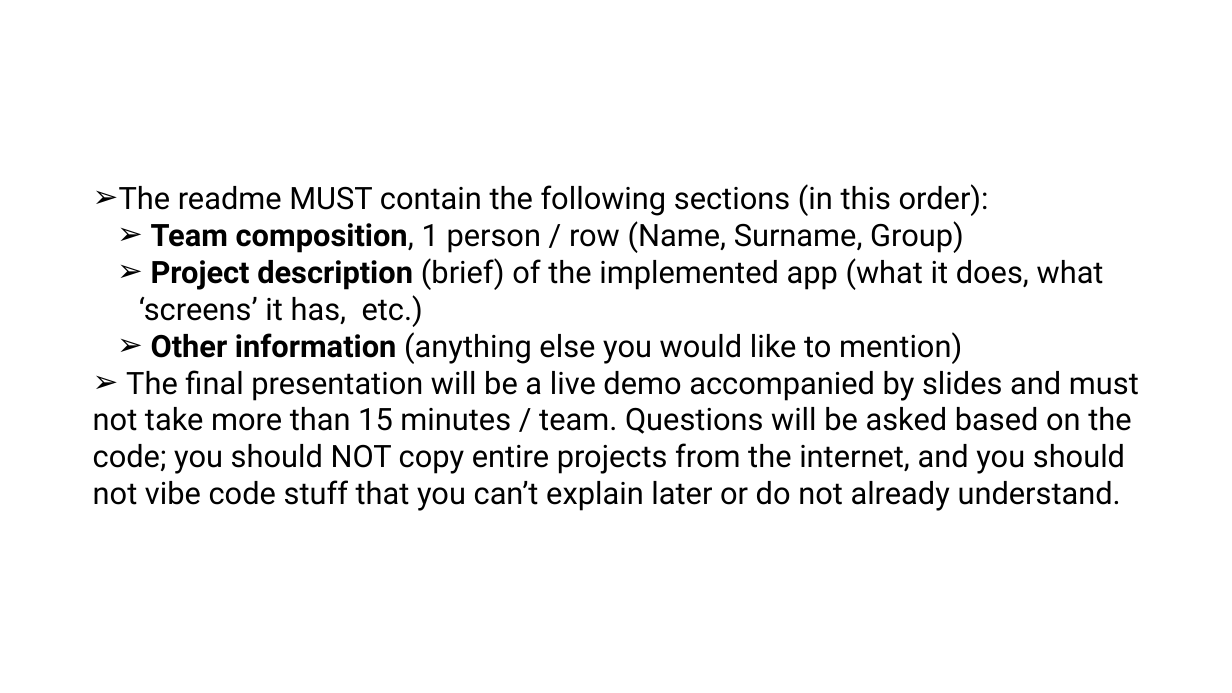
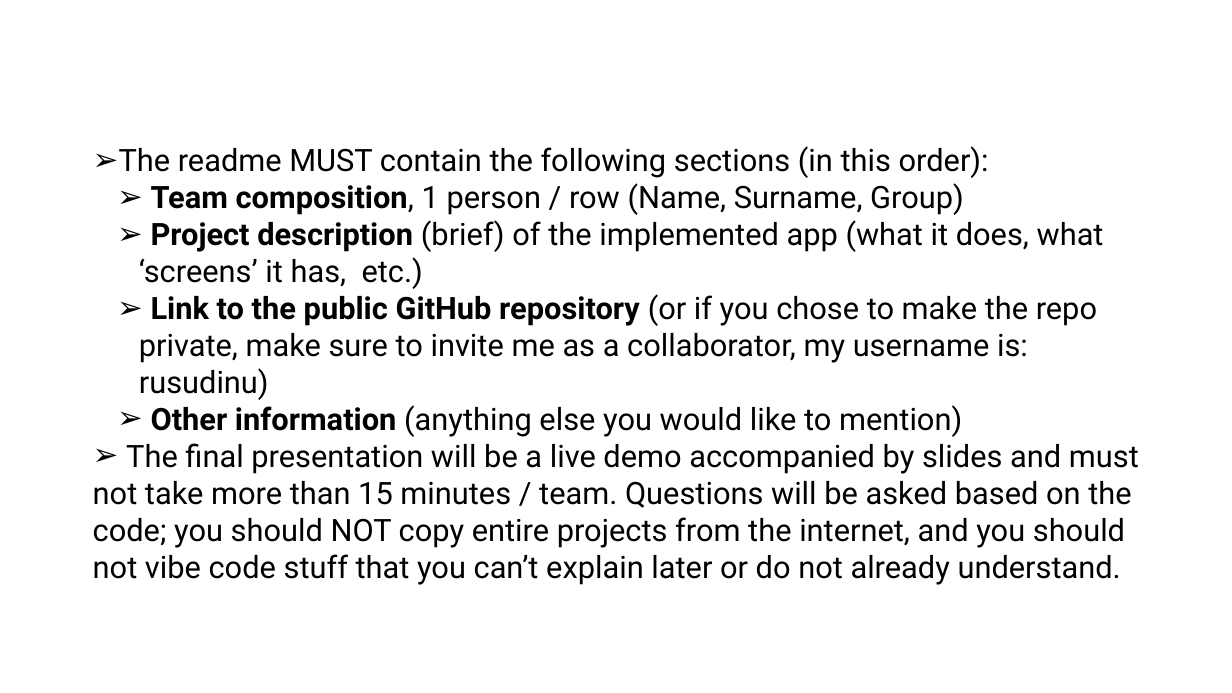
Before and after one commit to rusudinu/mobile-and-embedded-computing, a slide deck: slide 5 of labs/Mobile-and-Embedded-Lab1.pptx. Drawn at 1232x693 pixels with LibreOffice and Linux fonts; fonts in the diff are those of the drawing. Boxes give left, top, right and bottom in pixels: in the first picture for what was removed or moved away, otherwise in the second. Text is boxed around its words. In the diff, an @@ line names an element or a change of style, - is before the commit and + after.

Commit message:
added github link detail to project presentation

```diff
--- a/labs/Mobile-and-Embedded-Lab1.pptx
+++ b/labs/Mobile-and-Embedded-Lab1.pptx
@@ text "The readme MUST contain the ...": place and size @@
-text "The readme MUST contain the ..." at (93, 184, 1139, 511)
+text "The readme MUST contain the ..." at (93, 146, 1139, 585)
@@ text at (139, 294, 1097, 400): paragraph added @@
+  ➢ Link to the public GitHub repository (or if you chose to make the repo private, make sure to invite me as a collaborator, my username is: rusudinu)
```
